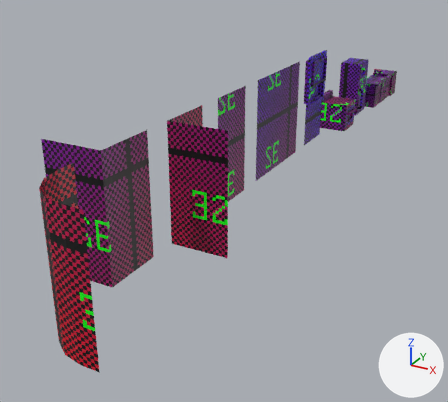
The Blender file 3D Pixel art/Wall Set/Apartment Set.blend, before and after one commit.
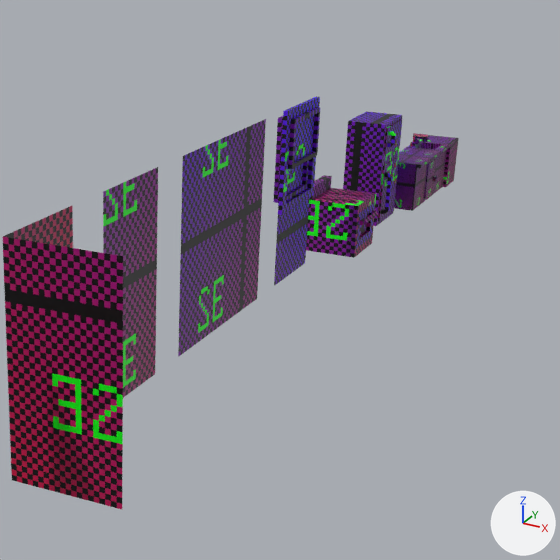
Each version appears first whole from a camera (50 mm lens) standing at (9.8, -11.5, 9.1) and looking at (-1.5, 9.1, -1.2), and next in a close-up on the part from 37% to 100% of the width and 0% to 71% of the height. The lights are fixed; the arrows at lower right show +X, +Y and +Z.

Names of what the first close-up shows: 'Cube', 'Cube.001', 'Cube.002', 'Cube.003', 'Fridge', 'Fridge_Door_Bot', 'Fridge_Door_Top', 'Oven', 'Wall_Apt_2_Long', 'Wall_Apt_4_Long', 'Wall_Apt_Corner_Out', 'Window_Apt_2_Long', 'Window_Bot', 'Window_Top'.
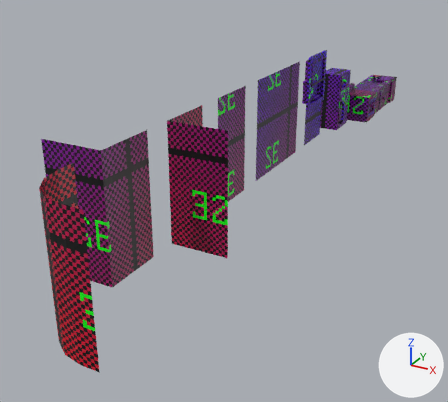
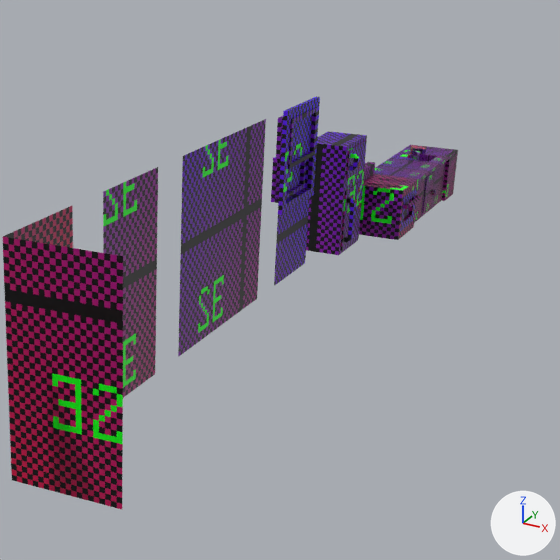
Pixel boxes (x1, y1, x2, y2) of what changed, in the close-ups (560 x 560 px; the box of a moved part takes in the faces that stretch with it):
'Fridge', moved
    before: (343, 112, 402, 226)
    after: (306, 131, 367, 255)
'Oven', reshaped, moved
    before: (306, 175, 378, 258)
    after: (359, 162, 419, 240)
'Cube', reshaped, moved
    before: (394, 154, 431, 211)
    after: (374, 165, 429, 223)
'Window_Top', moved
    before: (288, 107, 320, 169)
    after: (288, 107, 318, 169)
'Cube.003', reshaped, moved (37% wider)
    before: (408, 133, 450, 195)
    after: (391, 145, 449, 209)
'Cube.001', reshaped, moved (43% wider, 7% taller)
    before: (399, 147, 440, 202)
    after: (380, 158, 439, 217)
'Cube.002', reshaped, moved (36% wider, 8% taller)
    before: (418, 135, 459, 187)
    after: (402, 145, 458, 201)
'Fridge_Door_Top', moved
    before: (384, 119, 402, 155)
    after: (346, 140, 367, 179)
'Window_Bot', moved
    before: (274, 159, 309, 203)
    after: (271, 157, 306, 203)
'Oven.001', added
    after: (400, 187, 421, 231)
'Cube.004', added
    after: (422, 171, 436, 213)
part 1 of me_cube, moved or reshaped
    before: (306, 175, 376, 258)
    after: (359, 162, 419, 240)
part 2 of me_cube, moved or reshaped
    before: (331, 189, 350, 194)
    after: (368, 180, 387, 185)
part 3 of me_cube, moved or reshaped
    before: (323, 194, 342, 200)
    after: (375, 175, 394, 180)
part 4 of me_cube, moved or reshaped
    before: (351, 192, 365, 196)
    after: (387, 182, 401, 186)
part 5 of me_cube, moved or reshaped
    before: (343, 197, 357, 201)
    after: (394, 177, 407, 181)
part 6 of me_cube, deleted (purple)
    before: (356, 202, 375, 249)
part 7 of me_cube, deleted
    before: (364, 211, 378, 225)
part 9 of me_cube_004, deleted
    before: (424, 158, 437, 198)
part 10 of me_cube_004, moved or reshaped
    before: (399, 147, 440, 202)
    after: (380, 158, 439, 217)
part 12 of me_cube_010, deleted
    before: (413, 133, 429, 145)
part 13 of me_cube_010, built on
    before: (408, 141, 450, 195)
    after: (391, 145, 449, 209)

What changed in the scene script:
```text
Change me_cube:
    where me_cube.from_pydata(...)  # 84 vertices, 65 faces; spans x -0.5..1.08, y -0.7..0.7, z -1.0..0.6
    me_cube part 1: the loose piece of 24 vertices spanning x -0.5..0.9, y -0.7..0.7, z -1.0..0.6 is moved by (0.5, 0.7, 1.0)
    me_cube part 2: the loose piece of 4 vertices spanning x -0.1..0.3, y 0.1..0.5, z 0.34 is moved by (0.5, 0.1, 1.0)
    me_cube part 3: the loose piece of 4 vertices spanning x -0.1..0.3, y -0.5..-0.1, z 0.34 is moved by (0.5, 1.3, 1.0)
    me_cube part 4: the loose piece of 4 vertices spanning x 0.4..0.7, y 0.15..0.45, z 0.34 is moved by (0.5, 0.1, 1.0)
    me_cube part 5: the loose piece of 4 vertices spanning x 0.4..0.7, y -0.45..-0.15, z 0.34 is moved by (0.5, 1.3, 1.0)
    me_cube part 6: the loose piece of 20 vertices spanning x 0.7..0.91, y -0.6..0.6, z -0.8..0.1 is deleted
    me_cube part 7: the loose piece of 8 vertices spanning x 0.94..1.08, y -0.45..0.45, z -0.22..-0.08 is deleted
Change me_cube_003:
    where me_cube_003.from_pydata(...)  # 16 vertices, 14 faces; spans x 0.0..1.0, y 0.0..1.0, z 0.0..1.3
    me_cube_003 part 8: all 10 vertices in x 0.9..1.0, y 0.0..1.0, z 0.0..1.3 are moved by (0.4, 0.0, 0.0)
Change me_cube_004:
    remove me_cube_004.from_pydata(...)  # 48 vertices, 35 faces; spans x 0.0..1.032, y 0.0..1.0, z 0.0..1.3
    add me_cube_004.from_pydata(...)  # 32 vertices, 24 faces; spans x 0.0..1.4, y 0.0..1.0, z 0.0..1.3
    me_cube_004 part 9: the loose piece of 8 vertices spanning x 0.832..0.932, y 0.1..0.9, z 0.1..1.1 is deleted
    me_cube_004 part 10: 18 vertices removed from x 0.9..1.0, y 0.0..1.0, z 0.0..1.3; 18 vertices added at x 1.3..1.4, y 0.0..1.0, z 0.0..1.3
Change me_cube_007:
    where me_cube_007.from_pydata(...)  # 15 vertices, 16 faces; spans x 0.0..1.0, y 0.0..1.0, z 0.0..1.3
    me_cube_007 part 11: all 10 vertices in x 0.9..1.0, y 0.0..1.0, z 0.0..1.3 are moved by (0.4, 0.0, 0.0)
Change me_cube_010:
    remove me_cube_010.from_pydata(...)  # 58 vertices, 45 faces; spans x 0.0..1.0, y 0.0..1.0, z 0.0..1.62
    add me_cube_010.from_pydata(...)  # 58 vertices, 49 faces; spans x 0.0..1.4, y 0.0..1.0, z 0.0..1.62
    me_cube_010 part 12: the loose piece of 12 vertices spanning x 0.03..0.47, y 0.43..0.57, z 1.28..1.62 is deleted
    me_cube_010 part 13: 16 vertices removed from x 0.2..1.0, y 0.0..1.0, z 0.0..1.3; 52 vertices added at x 0.43..1.4, y 0.0..1.0, z 0.0..1.62
Change ob_window_top:
    ob_window_top.location: (-0.9, 14.0, 0.0) -> (-0.96, 14.0, 0.0)
Change ob_window_bot:
    ob_window_bot.location: (-0.9, 14.0, 0.0) -> (-0.96, 14.0, 0.0)
Change ob_oven:
    ob_oven.location: (0.0, 17.7, 1.0) -> (0.0, 19.0, 0.0)
Change ob_fridge:
    ob_fridge.location: (-0.5, 20.0, 0.0) -> (-0.5, 17.0, 0.0)
Change ob_fridge_door_top:
    ob_fridge_door_top.location: (0.44, 21.4, 1.9) -> (0.44, 18.4, 1.9)
Change ob_cube:
    ob_cube.location: (0.0, 22.0, 0.0) -> (0.0, 20.4, 0.0)
Change ob_cube_001:
    ob_cube_001.location: (0.0, 23.0, 0.0) -> (0.0, 21.4, 0.0)
Change ob_cube_002:
    ob_cube_002.location: (0.0, 25.0, 0.0) -> (0.0, 23.4, 0.0)
Change ob_cube_003:
    ob_cube_003.location: (0.0, 24.0, 0.0) -> (0.0, 22.4, 0.0)
Add ob_cube_004:
    ob_cube_004 = bpy.data.objects.new('Cube.004', me_cube_008)  # 16 vertices, 11 faces; spans x 0.0..0.2, y 0.0..0.8, z 0.0..1.0; in mat_material_001 (picture img_128x128_checker_png)
    ob_cube_004.location = (1.23, 21.5, 0.1)
Add ob_oven_001:
    ob_oven_001 = bpy.data.objects.new('Oven.001', me_cube_005)  # 44 vertices, 37 faces; spans x -0.199..0.176, y 0.0..1.2, z 0.0..0.902; in mat_material_001 (picture img_128x128_checker_png)
    ob_oven_001.location = (1.4, 19.1, 0.2)
```
